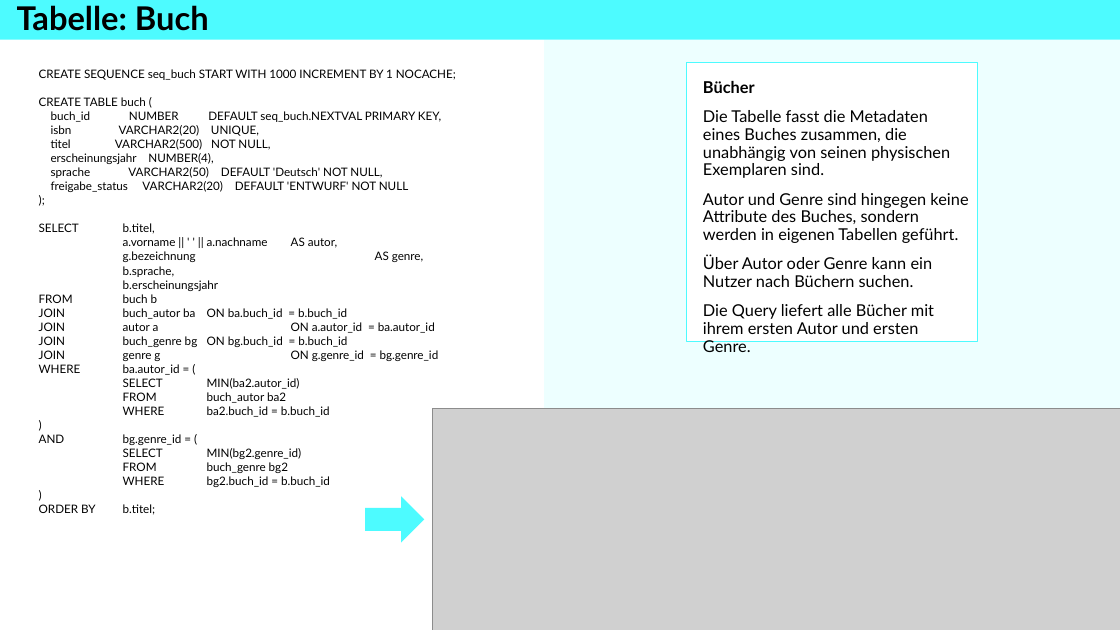
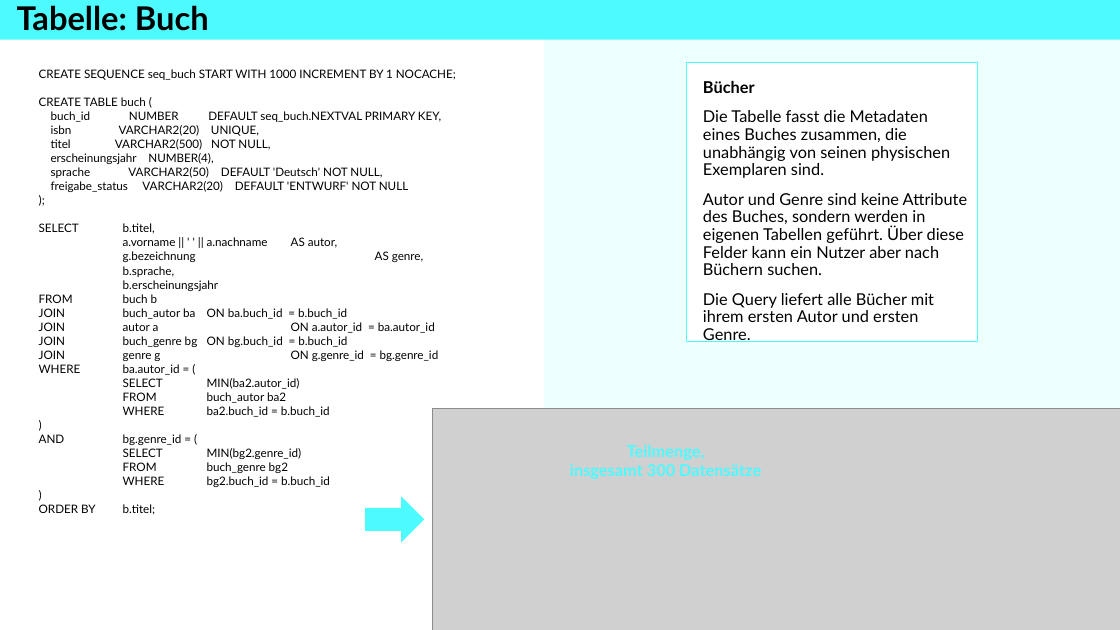
Before and after one commit to superdent/iu_datamart, a slide deck: slide 8 of dokumentation/phase2.pptx. Drawn at 1120x630 pixels with LibreOffice and Linux fonts; fonts in the diff are those of the drawing; grey boxes stand for pictures. Boxes give left, top, right and bottom in pixels: in the first picture for what was removed or moved away, otherwise in the second. Text is boxed around its words. In the diff, an @@ line names an element or a change of style, - is before the commit and + after.

```diff
--- a/dokumentation/phase2.pptx
+++ b/dokumentation/phase2.pptx
@@ text in rectangle at (703, 193, 967, 275): text changed @@
-Autor und Genre sind hingegen keine Attribute des Buches, sondern werden in eigenen Tabellen geführt.
-Über Autor oder Genre kann ein Nutzer nach Büchern suchen.
+Autor und Genre sind keine Attribute des Buches, sondern werden in eigenen Tabellen geführt. Über diese Felder kann ein Nutzer aber nach Büchern suchen.
@@ text added at (570, 445, 761, 479), 14 pt, text #4DFBFF, bold @@
+Teilmenge,
+insgesamt 300 Datensätze
```
Also in this commit, not shown: 16 other slides changed, 3 slides added, 1 slide removed, 6 other files.
